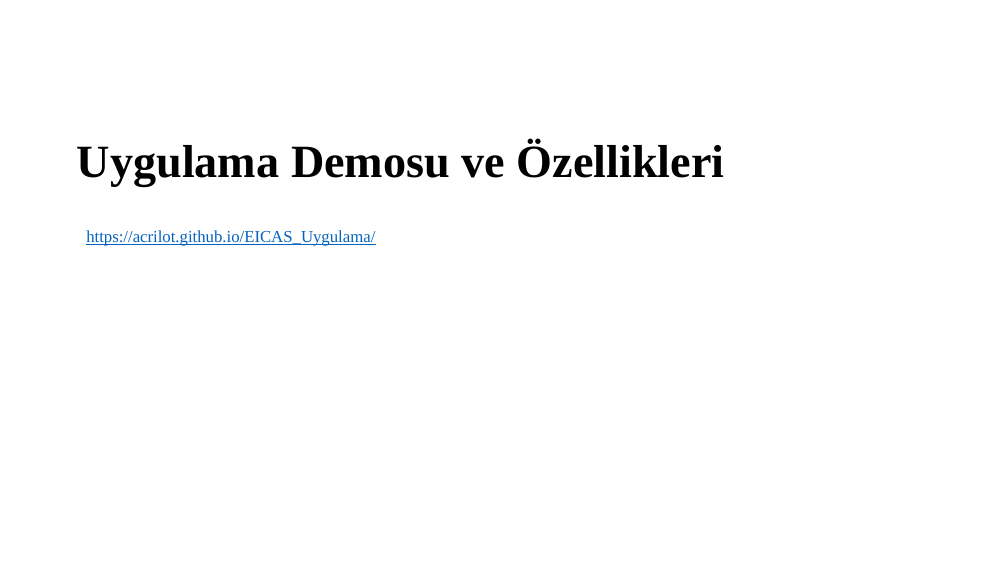
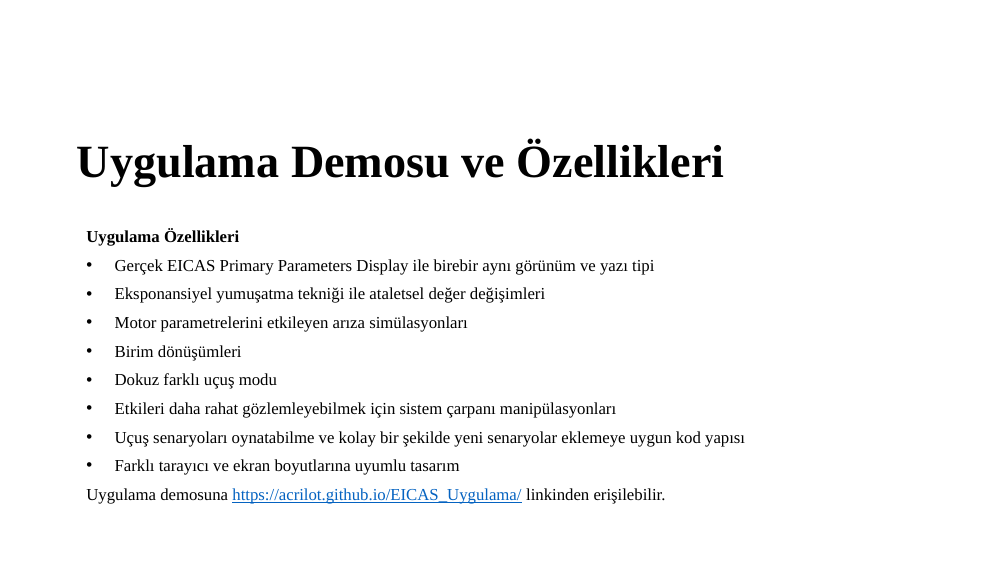
Before and after one commit to acrilot/EICAS_Uygulama, a slide deck: slide 15 of Rapor ve Sunum/Sunum.pptx. Drawn at 1008x567 pixels with LibreOffice and Linux fonts; fonts in the diff are those of the drawing; background and template pictures are left out. Boxes give left, top, right and bottom in pixels: in the first picture for what was removed or moved away, otherwise in the second. Text is boxed around its words. In the diff, an @@ line names an element or a change of style, - is before the commit and + after.

```diff
--- a/Rapor ve Sunum/Sunum.pptx
+++ b/Rapor ve Sunum/Sunum.pptx
@@ text at (x1=86, y1=229, x2=745, y2=504): text changed; text colour #0563C1 to #000000 @@
-https://acrilot.github.io/EICAS_Uygulama/
+Uygulama Özellikleri
+• Gerçek EICAS Primary Parameters Display ile birebir aynı görünüm ve yazı tipi
+• Eksponansiyel yumuşatma tekniği ile ataletsel değer değişimleri
+• Motor parametrelerini etkileyen arıza simülasyonları
+• Birim dönüşümleri
+• Dokuz farklı uçuş modu
+• Etkileri daha rahat gözlemleyebilmek için sistem çarpanı manipülasyonları
+• Uçuş senaryoları oynatabilme ve kolay bir şekilde yeni senaryolar eklemeye uygun kod yapısı
+• Farklı tarayıcı ve ekran boyutlarına uyumlu tasarım
+Uygulama demosuna https://acrilot.github.io/EICAS_Uygulama/ linkinden erişilebilir.
```
Also in this commit, not shown: 2 slides added, 2 other files.
